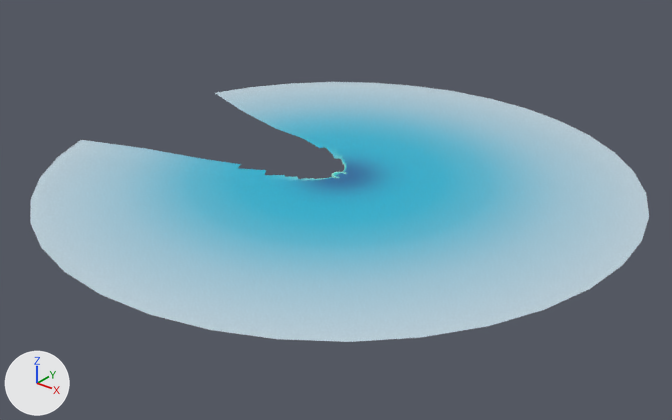
What one commit did to the glTF model maps/beach/models/beach_water.glb.
Both versions are drawn from a 50 mm camera at (5372.0, -6764.0, 3808.0) aimed at (102.0, -176.0, -276.0). Lighting does not change. The marker at lower left points along +X, +Y and +Z. The picture after the commit comes second.

Before the edit, the objects in view are built like this:
```python
me_beachwater = bpy.data.meshes.new('BeachWater')
me_beachwater.from_pydata(...)  # 5877 vertices, 11396 faces; spans x -2819.0..3000.0, y -3000.0..3000.0, z 23.0
me_beachwater.materials.append(mat_beach_water)
ob_beachwater = bpy.data.objects.new('BeachWater', me_beachwater)
ob_beachwater.location = (0.0, 0.0, 0.0)
```
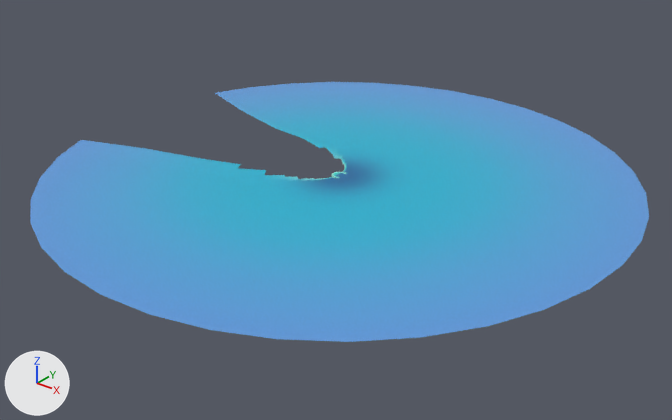
Pixel boxes (x1, y1, x2, y2) of what changed, in the pictures (672 x 420 px):
part 1 of me_beachwater, recoloured
    both: (189, 122, 489, 244)
part 2 of me_beachwater, recoloured (darker)
    both: (30, 82, 649, 342)
part 3 of me_beachwater, recoloured
    both: (116, 102, 562, 285)

The change, as a diff of the scene's bpy script:
```diff
--- a/maps/beach/models/beach_water.glb.py
+++ b/maps/beach/models/beach_water.glb.py
@@ me_beachwater @@
 me_beachwater.from_pydata(...)  # 5877 vertices, 11396 faces; spans x -2819.0..3000.0, y -3000.0..3000.0, z 23.0
 # used by ob_beachwater; location = (0.0, 0.0, 0.0)
+# me_beachwater part 1: 202 faces centred in x -1215.0..1346.0, y -1346.0..1346.0, z 23.0 are repainted in the vertex colours; the middle colour goes from cyan #1ec6e7 to cyan #09c5e7
+# me_beachwater part 2: 64 faces centred in x -2495.0..2718.0, y -2718.0..2718.0, z 23.0 are repainted in the vertex colours; the middle colour goes from blue #bfe1f1 to blue #5daef0
+# me_beachwater part 3: 74 faces centred in x -1786.0..1956.0, y -1956.0..1956.0, z 23.0 are repainted in the vertex colours; the middle colour goes from cyan #5ccbe9 to cyan #29c1e9
 me_beachwater.materials.append(mat_beach_water)
```
